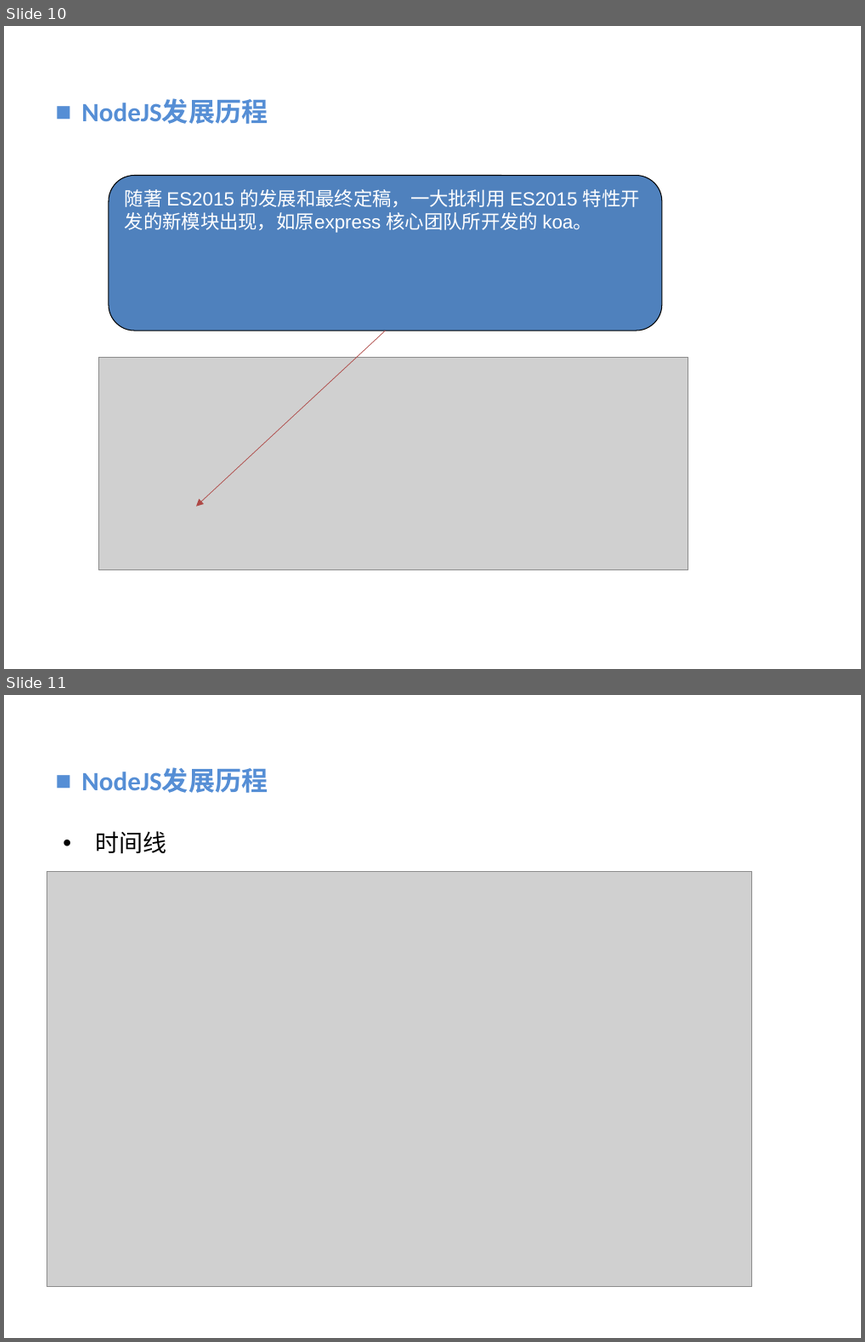
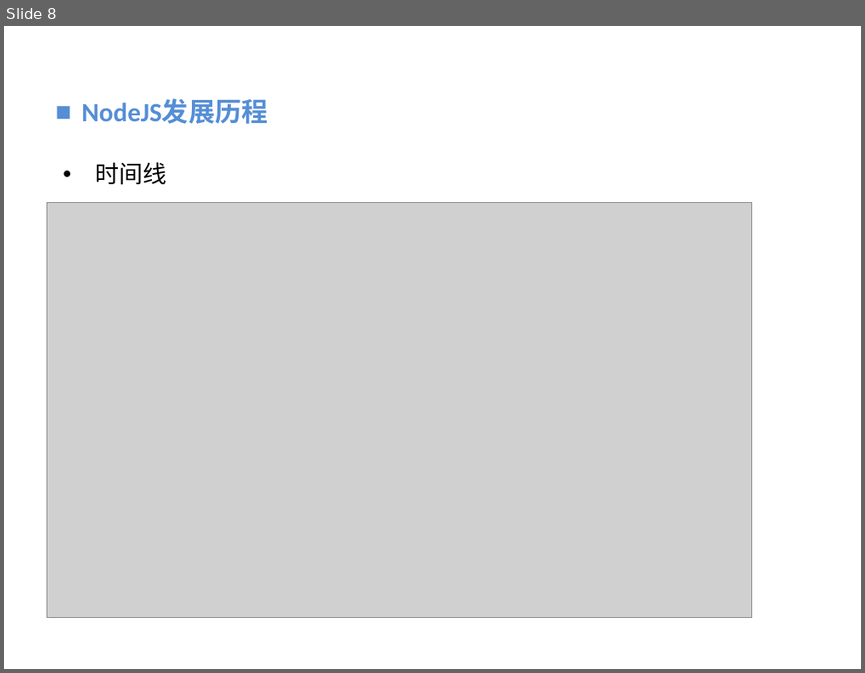
Before and after one commit to vaik/Documents, a slide deck: 我的分享/NodeJS基础概念理解.ppt. Shown one above the other, each under a label of ours: slides 10 and 11 before the commit, slide 8 after it. The pictures are 865x1342 and 865x673 pixels, drawn with LibreOffice and Linux fonts; fonts in the diff are those of the drawing; grey boxes stand for pictures; background and template pictures are left out. Boxes give left, top, right and bottom in pixels: in the first picture for what was removed or moved away, otherwise in the second. Text is boxed around its words. In the diff, an @@ line names an element or a change of style, - is before the commit and + after.

```diff
--- a/我的分享/NodeJS基础概念理解.ppt
+++ b/我的分享/NodeJS基础概念理解.ppt
@@ slide 10 removed at bbox=[4, 26, 861, 669], background picture (left out) @@
@@ text removed at bbox=[81, 99, 268, 124] @@
-■ NodeJS发展历程
@@ rounded rectangle removed at bbox=[109, 175, 662, 330] @@
-随著 ES2015 的发展和最终定稿，一大批利用 ES2015 特性开发的新模块出现，如原express 核心团队所开发的 koa。
@@ arrow removed from (386, 330) to (196, 505) @@
@@ picture removed at bbox=[99, 358, 687, 570] @@
@@ what was slide 11 is now slide 8 @@
```
Also in this commit, not shown: 3 slides changed, 2 slides added, 4 other slides removed.
